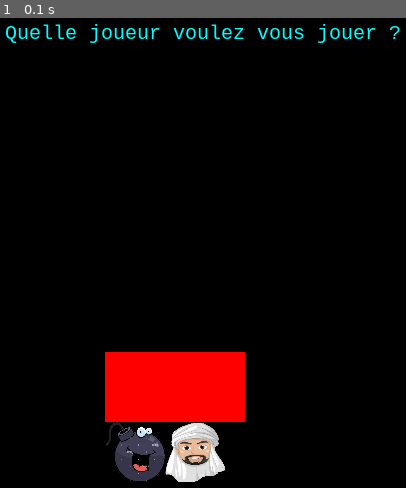
Above: before the commit, frame 1.
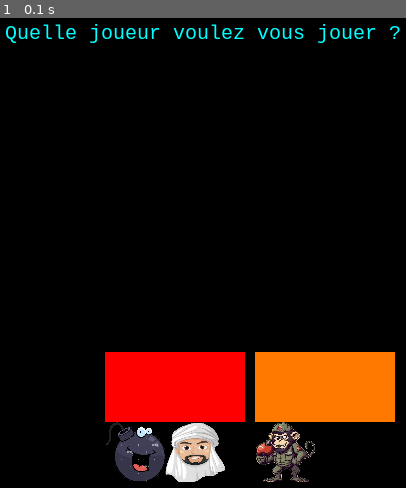
Above: after the commit, the same moment.

Repository: thefish-dev/Projet_FireEmblem
Game: pygame game, started from Pygame.py
Same seed, same stepped clock (60 frames per second), same inputs: the game is played once before the commit and once after it.
Inputs:
- Up to frame 1 (0.1 s): no input

The runs differ from the first frame. In frame 1, 6.1% of the frame differs, in the area x 62-98%, y 71-99%.

Commit message:
kkkkkkkk

Diff:
--- a/Pygame.py
+++ b/Pygame.py
@@ -12,6 +12,8 @@
 demande_perso1=font.SysFont("monospace",20)
 image_text_pers_karim=demande_perso1.render('Karim', 1,bleu)
 
+fenetre
+
 
 
 
@@ -25,14 +27,16 @@
 karim_bombe=element("./Images/bombe.PNG",(60,60))
 karim_mohamed=element("./Images/mohamed.PNG",(60,60))
 
+singe=element("./Images/singe.PNG",(60,60))
 while jouer:
     surface = display.set_mode((800,800))
 
-# Initialing Color
+
     color = (255,0,0)
 
-# Drawing Rectangle
+
     draw.rect(surface, color, Rect(200, 430, 140, 70))
+    draw.rect(surface, (255,120,0), Rect(350, 430, 140, 70))
     for events in event.get():
          if events.type == QUIT:
              jouer=False
@@ -40,5 +44,6 @@
     fenetre.blit(karim_bombe,(200,500))
     fenetre.blit(karim_mohamed,(260,500))
     fenetre.blit(image_text_start,(100,100))
+    fenetre.blit(singe,(350,500))
 
     display.flip()
